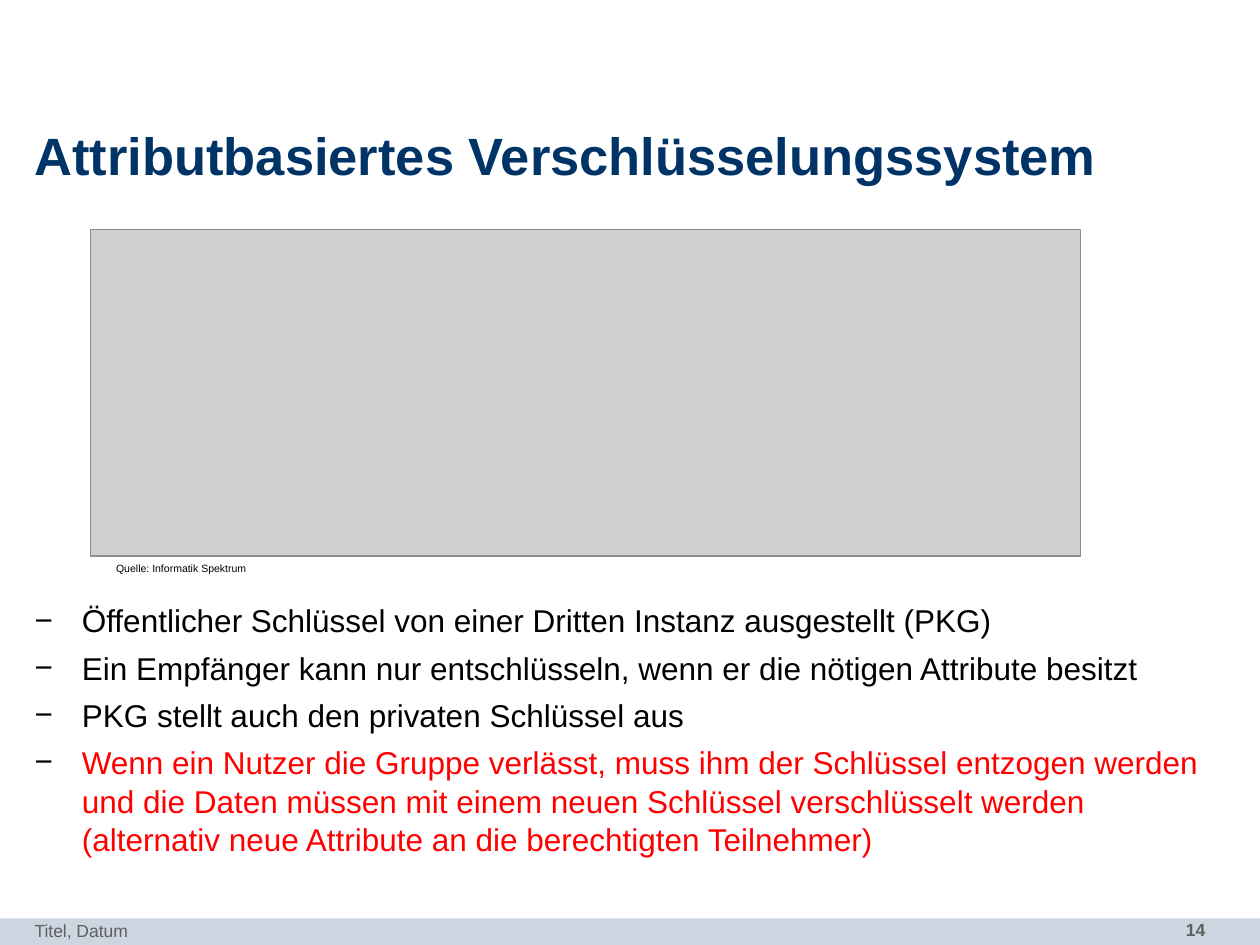
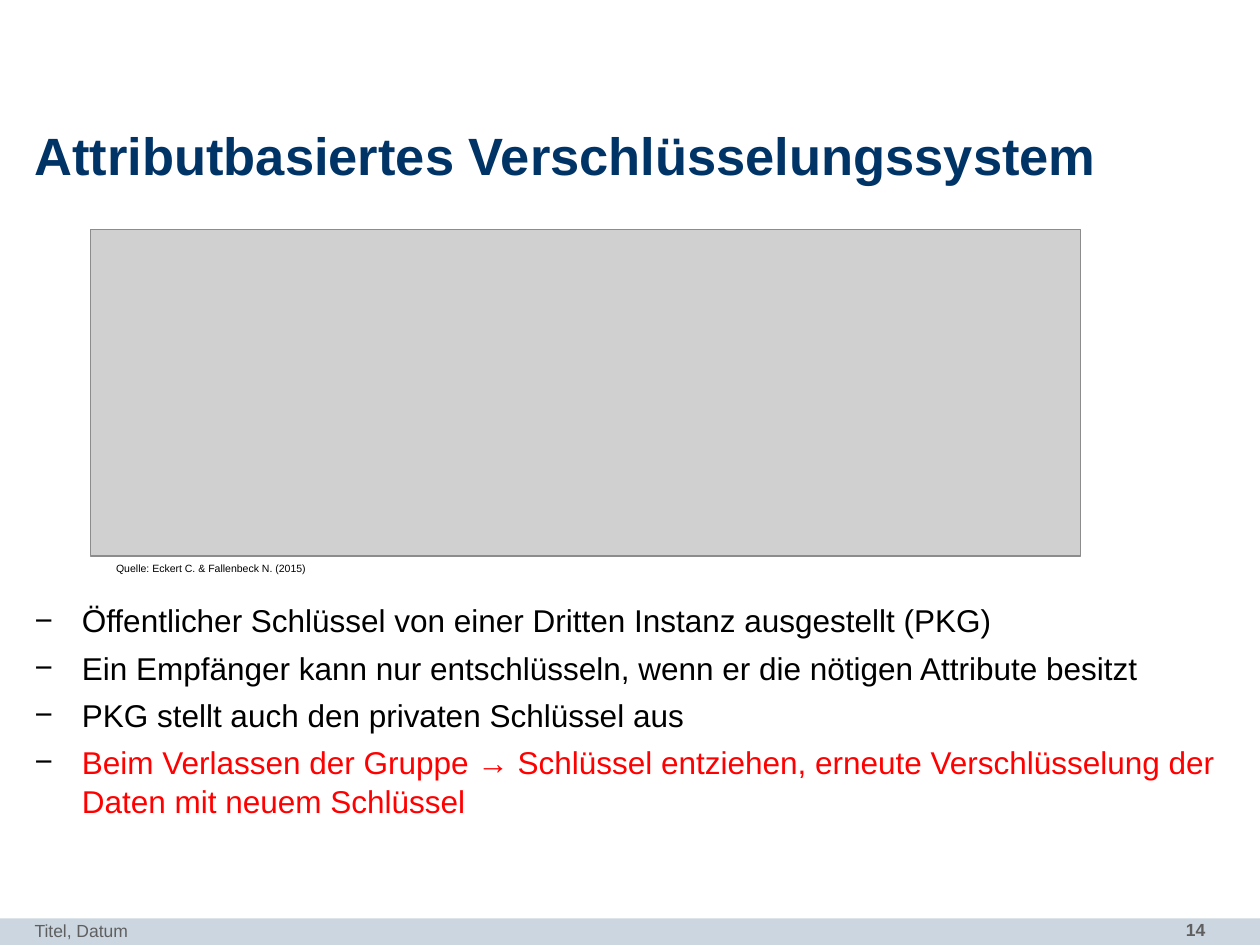
Before and after one commit to bennySwiers/Ausarbeitung-Seminar-TI, a slide deck: slide 14 of SEMINAR-IT-SICHERHEIT/itsec.pptx. Drawn at 1260x945 pixels with LibreOffice and Linux fonts; fonts in the diff are those of the drawing; grey boxes stand for pictures; background and template pictures are left out. Boxes give left, top, right and bottom in pixels: in the first picture for what was removed or moved away, otherwise in the second. Text is boxed around its words. In the diff, an @@ line names an element or a change of style, - is before the commit and + after.

```diff
--- a/SEMINAR-IT-SICHERHEIT/itsec.pptx
+++ b/SEMINAR-IT-SICHERHEIT/itsec.pptx
@@ text at (x1=116, y1=564, x2=305, y2=574): text changed @@
-Quelle: Informatik Spektrum
+Quelle: Eckert C. & Fallenbeck N. (2015)
@@ text at (x1=82, y1=751, x2=1215, y2=814): text changed @@
-− Wenn ein Nutzer die Gruppe verlässt, muss ihm der Schlüssel entzogen werden und die Daten müssen mit einem neuen Schlüssel verschlüsselt werden (alternativ neue Attribute an die berechtigten Teilnehmer)
+− Beim Verlassen der Gruppe → Schlüssel entziehen, erneute Verschlüsselung der Daten mit neuem Schlüssel
```
Also in this commit, not shown: 2 other slides changed, 8 slides added.
